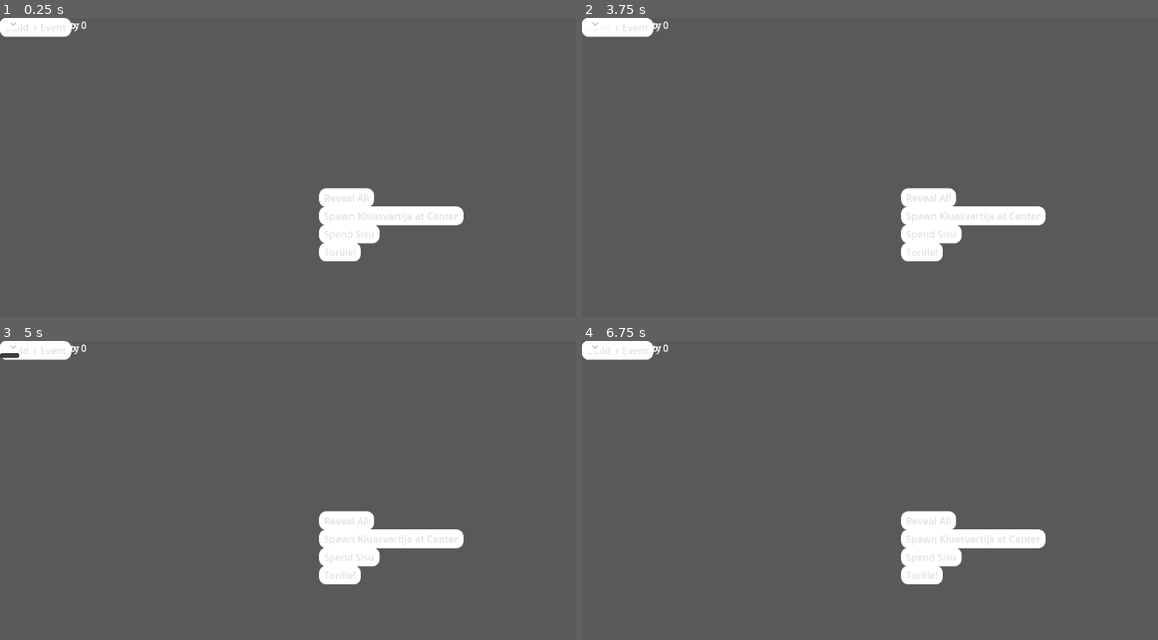
Above: before the commit, frames 1-4 (two rows, left to right).
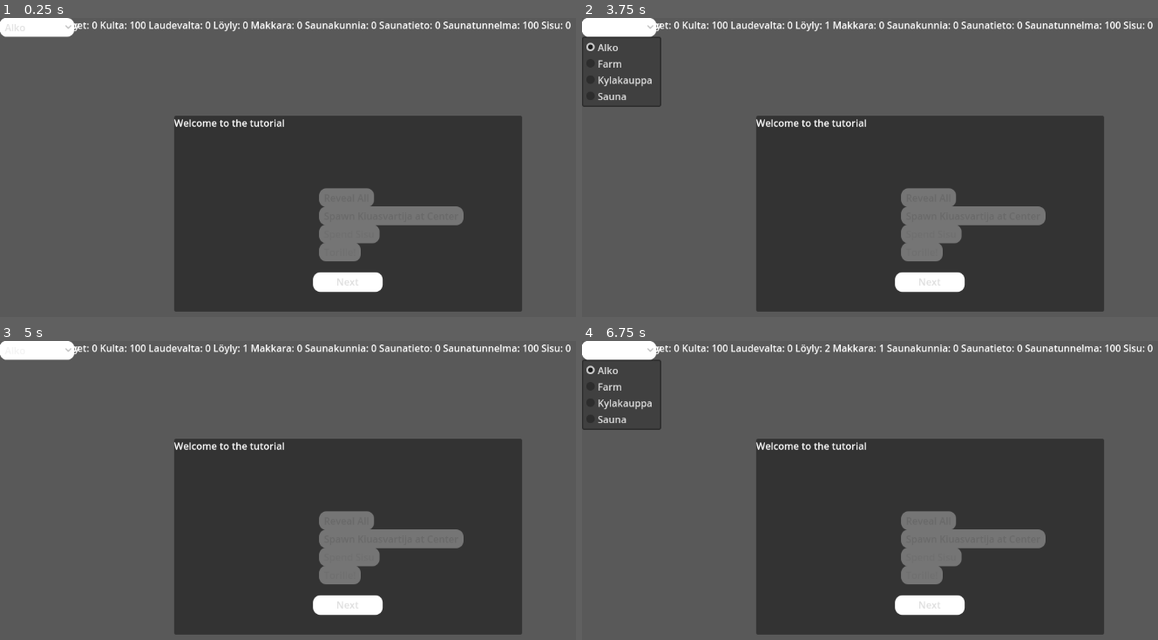
Above: after the commit, the same moments.

Repository: wasab1kastike/finsim_AA-club
Game: Godot game, scene res://scenes/ui/Main.tscn
Two runs of this game, one before a commit and one after it. Both use one fixed random seed, a clock stepped at 60 frames per second and the inputs below.
Inputs (mouse positions are in pixels of both pictures, inside the frame that each line leads up to):
- Up to frame 1 (0.25 s): no input
- Up to frame 2 (3.75 s): click "Start" at 0.5 s; click "Start" at 1.25 s; click (927, 281) at 2 s, where only the run after the commit has a clickable "Next"; click (927, 281) at 2.75 s, where only the run after the commit has a clickable "Next"; click "Use Policy" at 3.5 s
- Up to frame 3 (5 s): click (11, 346) at 4.25 s
- Up to frame 4 (6.75 s): click "Trigger Event" at 5 s; click (593, 346) at 5.75 s; click "Build" at 6.5 s

The runs differ from the first frame. In frame 1, 41% of the frame differs, in the area x 0-100%, y 0-99%; in frame 2, 44%; in frame 3, 41%; in frame 4, 44%.
Error before the commit: Invalid access to property or key 'start_pressed' on a base object of type 'CanvasLayer'. (res://scripts/ui/Main.gd:25)
Error after the commit: Trying to assign value of type 'Panel' to a variable of type 'InfoBox.gd'. (res://scripts/ui/Hud.gd:20)

Commit message:
Attach HUD script to scene

Diff:
--- a/scenes/ui/Hud.tscn
+++ b/scenes/ui/Hud.tscn
@@ -1,8 +1,10 @@
-[gd_scene load_steps=2 format=3 uid="uid://dkay4i5rdr533"]
+[gd_scene load_steps=3 format=3 uid="uid://dkay4i5rdr533"]
 
+[ext_resource type="Script" uid="uid://dgj0jwslqh22m" path="res://scripts/ui/Hud.gd" id="1"]
 [ext_resource type="PackedScene" path="res://scenes/ui/InfoBox.tscn" id="2"]
 
 [node name="Hud" type="CanvasLayer"]
+script = ExtResource("1")
 
 [node name="ResourcesLabel" type="Label" parent="."]
 text = "Money: 0 Ammo: 0"
